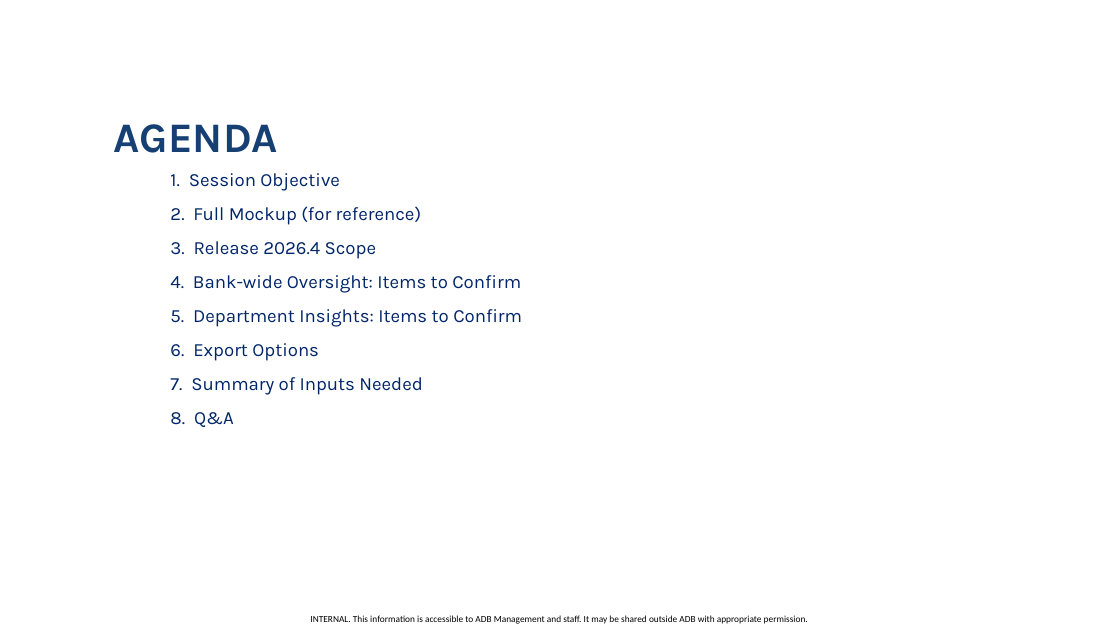
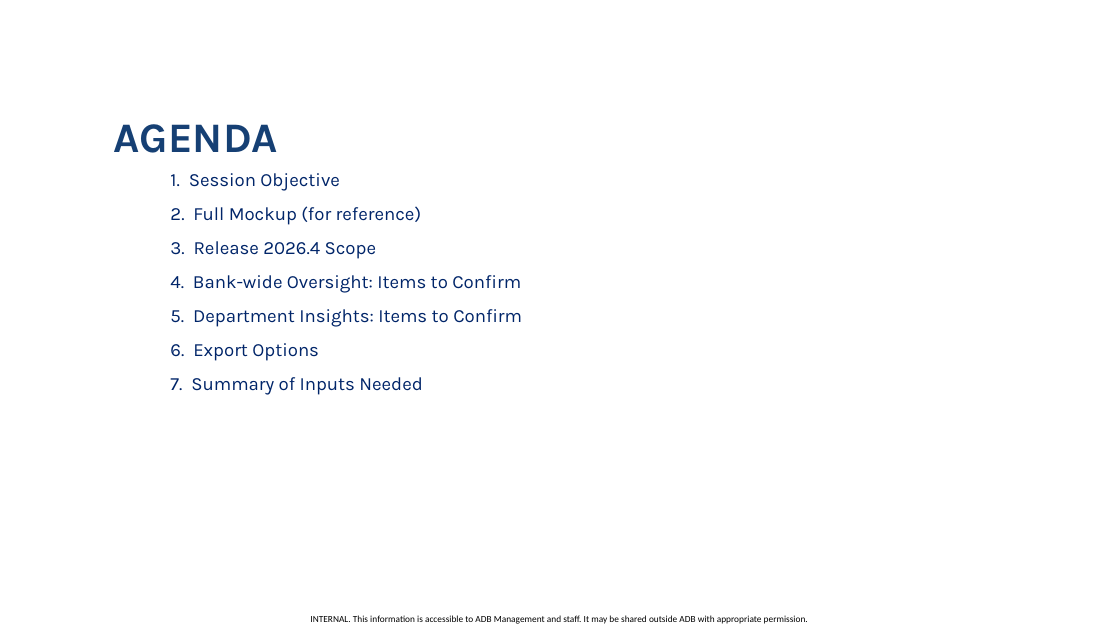
Before and after one commit to perezfiles01-droid/Jim, a slide deck: slide 2 of EDRMS_R2026.4_Requirements_Reconfirmation.pptx. Drawn at 1120x630 pixels with LibreOffice and Linux fonts; fonts in the diff are those of the drawing; background and template pictures are left out. Boxes give left, top, right and bottom in pixels: in the first picture for what was removed or moved away, otherwise in the second. Text is boxed around its words. In the diff, an @@ line names an element or a change of style, - is before the commit and + after.

```diff
--- a/EDRMS_R2026.4_Requirements_Reconfirmation.pptx
+++ b/EDRMS_R2026.4_Requirements_Reconfirmation.pptx
@@ text at [170,412,234,427]: paragraph removed @@
-8. Q&A
```
Also in this commit, not shown: 18 other slides changed, 1 slide added, 2 slides removed, 1 other file.
